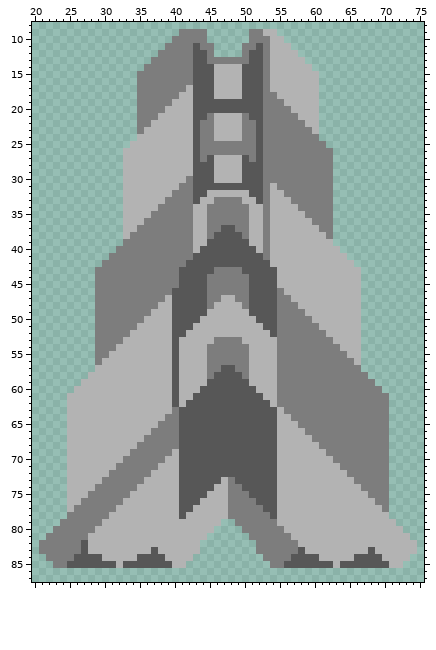
Sprite sheet, stored at sprites/deploy.png. The first picture shows the starting point.
The file is 96x96 pixels. Shown: x 20..75, y 8..87.
New version:
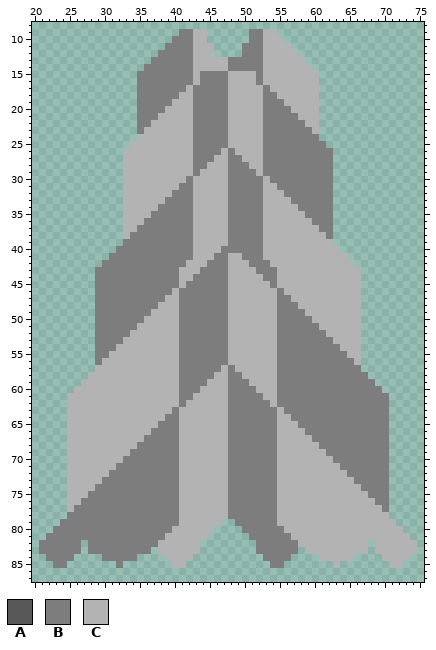
Palette (. is transparent): A #575757  B #7d7d7d  C #b3b3b3
From old to new:
Changed rows in their new state; - is an unchanged pixel.
first column x 25:
 9 ------------------CC--------------------------
10 ------------------CC--------C-----------------
11 ------------------CCC------BC-----------------
12 ------------------CCC-----BBC-----------------
13 ------------------CCCCC---BBC-----------------
14 ------------------CCC--BBBBBC-----------------
15 ------------------CBBBB--CCBC-----------------
16 ------------------CBBBB--CCBC-----------------
17 ------------------BBBBB--CCC------------------
18 ------------------BBBBB--CCC------------------
19 ------------------BBBBBCCCCC------------------
20 ------------------BBBBBCCCCC------------------
21 ------------------BB-BB--CCC------------------
22 ------------------B--BB--CCC------------------
23 ------------------B--BB--CCC------------------
24 ------------------B--BB--CCC------------------
25 ------------------B----CCCCC------------------
26 ------------------B---C-CCCC------------------
27 ------------------B-B--BBCCC------------------
28 ------------------BBC--BBBCC------------------
29 ------------------BCC--BBBBC------------------
30 ------------------CCC--BBBBBC-----------------
31 ------------------CCCCCBBBBBC-----------------
32 ------------------CC---BBBBBC-----------------
33 ------------------C--CC--BBBC-----------------
34 --------------------CCC---BBC-----------------
35 --------------------CCC---BBC-----------------
36 --------------------CCC---BBC-----------------
37 --------------------CCCB--BBC-----------------
38 --------------------CCCBB-BBC-----------------
39 --------------------CCCBBBBBC-----------------
40 -------------------CCCBBBBBBC-----------------
41 ------------------CCCBBCCBBBC-----------------
42 -----------------CCCBBBCCCBBB-----------------
43 ----------------CCCBB--CCCCBBB----------------
44 ----------------CCBB---CCCCCBB----------------
45 ----------------CBBB---CCCCCCB----------------
46 ---------------CBBBB---CCCCCCC----------------
47 ---------------CBBBB--B-CCCCCC----------------
48 ---------------CBBBB-BB--CCCCC----------------
49 ---------------CBBBBBBB---CCCC----------------
50 ---------------CBBBBBBB----CCC----------------
51 ---------------CBBBBBBB-----CC----------------
52 ---------------CBBBBBBB------C----------------
53 ---------------CBBBBB--CC---------------------
54 ---------------CBBBB---CCC--------------------
55 ---------------CBBBB---CCC--------------------
56 ---------------CBBBB---CCC--------------------
57 ---------------CBBBB--CBCC--------------------
58 ---------------CBBBB-CCBBC--------------------
59 ---------------CBBBBCCCBBB--------------------
60 ---------------CBBBCCCCBBBB-------------------
61 ---------------CBBCCCCCBBBBB------------------
62 ---------------CBCCCCCCBBBBBB-----------------
63 ----------------CCCCCCCBBBBBBB----------------
64 ----------------CCCCCCCBBBBBBB----------------
65 ----------------CCCCCCCBBBBBBB----------------
66 ----------------CCCCCCCBBBBBBB----------------
67 ----------------CCCCCCCBBBBBBB----------------
68 ----------------CCCCCCCBBBBBBB----------------
69 ---------------BCCCCCCCBBBBBBB----------------
70 --------------BBCCCCCCCBBBBBBB----------------
71 -------------BBBCCCCCCCBBBBBBB----------------
72 ------------BBBBCCCCCCCBBBBBBB----------------
73 -----------BBBBBCCCCCC--BBBBBB----------------
74 ----------BBBBBBCCCCC----BBBBB----------------
75 ---------BBBBBBBCCCC------BBBB----------------
76 --------BBBBBBBBCCC--------BBB----------------
77 -------BBBBBBBBBCC----------BB----------------
78 ------BBBBBBBBBBC------------B----------------
79 -----BBBBBBBBBBB------------------------------
80 ----BBBBBBBBBBB-------------------------------
81 ---BBBBBBBBBBB--------------------------------
82 --.BBBBBBBBBB------------------------------.--
83 --.BBBBBBBBB.--------------------.---------.--
84 -....BBBBB....------------------....-----....-
85 .......B.......----------------.......-.......
Boxes around the changes in both pictures, in picture pixels (x1, y1, x2, y2):
changed: (67, 29, 277, 568)
erased: (284, 540, 389, 568)
